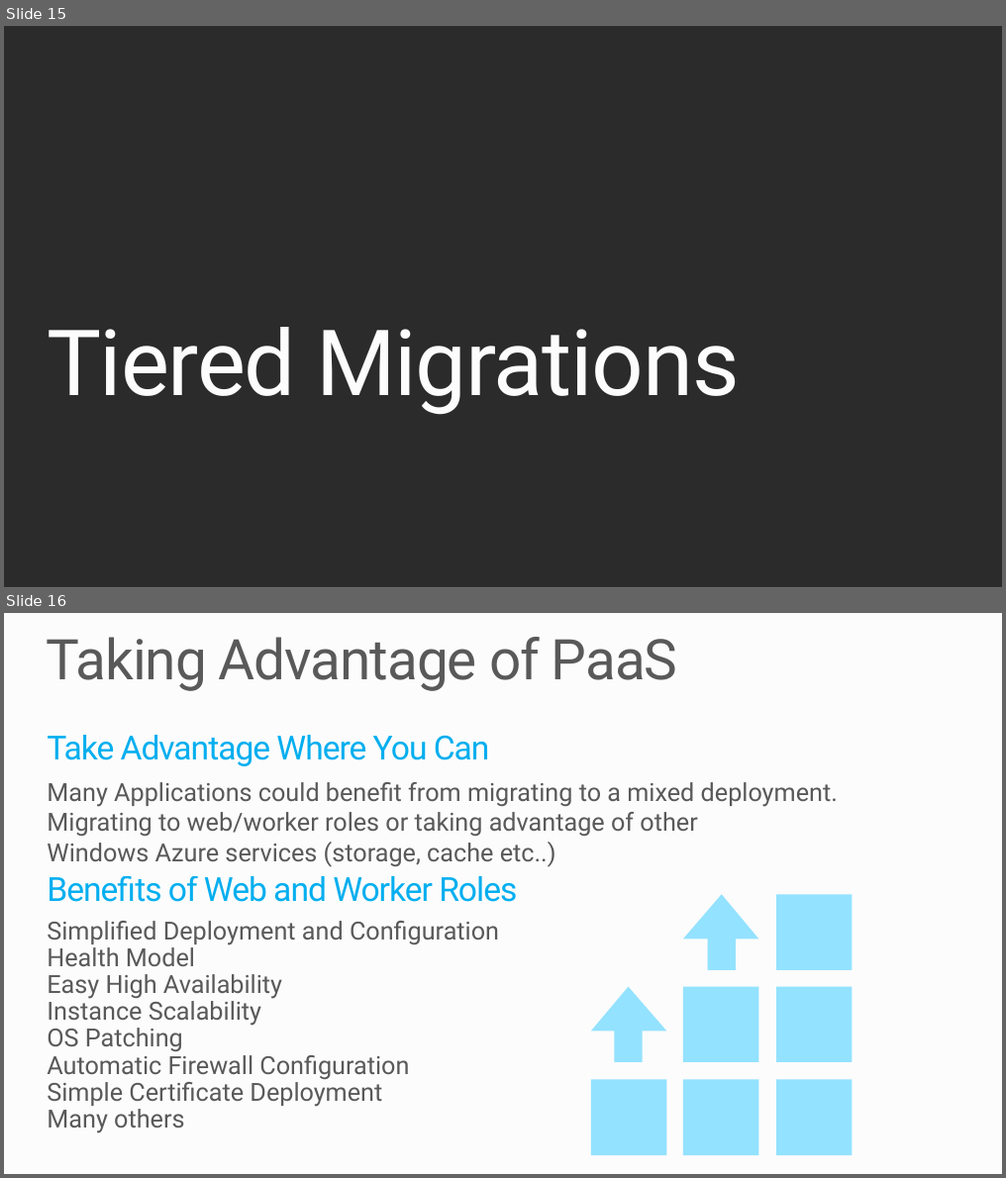
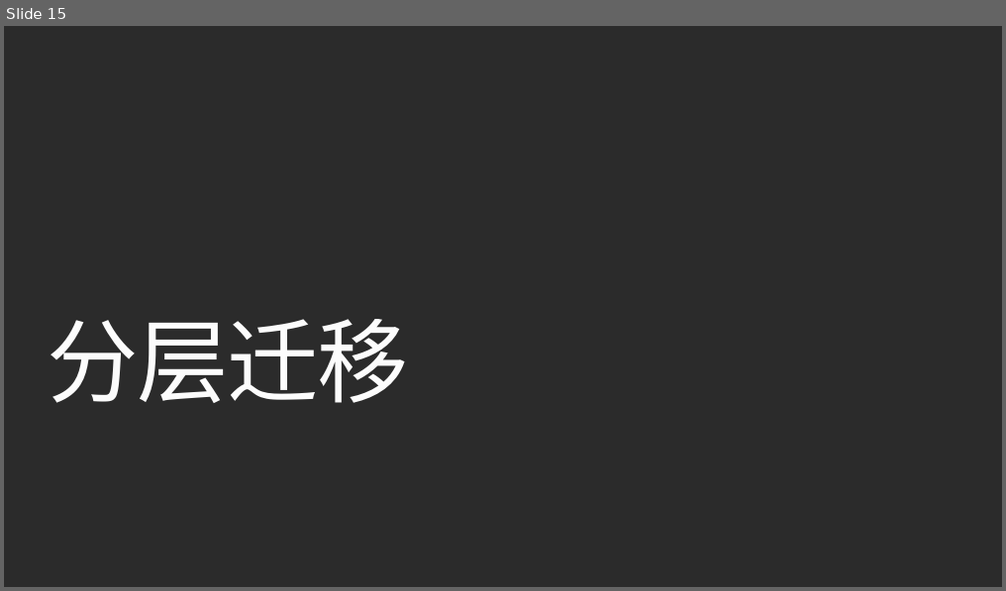
Before and after one commit to shaoshengyong/PRESENTATION-BuildingAppsWithIaaSAndPaaS, a slide deck: BuildingAppsWithIaaSAndPaaS.pptx. Shown one above the other, each under a label of ours: slides 15 and 16 before the commit, slide 15 after it. The pictures are 1006x1178 and 1006x591 pixels, drawn with LibreOffice and Linux fonts; fonts in the diff are those of the drawing; background and template pictures are left out; a plain dark background stands for a picture behind light text. Boxes give left, top, right and bottom in pixels: in the first picture for what was removed or moved away, otherwise in the second. Text is boxed around its words. In the diff, an @@ line names an element or a change of style, - is before the commit and + after.

```diff
--- a/BuildingAppsWithIaaSAndPaaS.pptx
+++ b/BuildingAppsWithIaaSAndPaaS.pptx
@@ slide 16 removed at (x1=4, y1=613, x2=1002, y2=1174), background #FCFCFC @@
@@ title removed at (x1=47, y1=637, x2=678, y2=691) @@
-Taking Advantage of PaaS
@@ text removed at (x1=47, y1=735, x2=838, y2=1134) @@
-Take Advantage Where You Can
-  Many Applications could benefit from migrating to a mixed deployment.
-  Migrating to web/worker roles or taking advantage of other
-  Windows Azure services (storage, cache etc..)
-Benefits of Web and Worker Roles
-  Simplified Deployment and Configuration
-  Health Model
-  Easy High Availability
-  Instance Scalability
-  OS Patching
-  Automatic Firewall Configuration
-  Simple Certificate Deployment
-  Many others
@@ freeform shape removed at (x1=591, y1=894, x2=852, y2=1156) @@
@@ slide 15 changed as well @@
@@ text at (x1=47, y1=319, x2=409, y2=403): text changed @@
-Tiered Migrations
+分层迁移
```
Also in this commit, not shown: 13 other slides changed, 5 slides added, 4 other slides removed, 1 other file.
